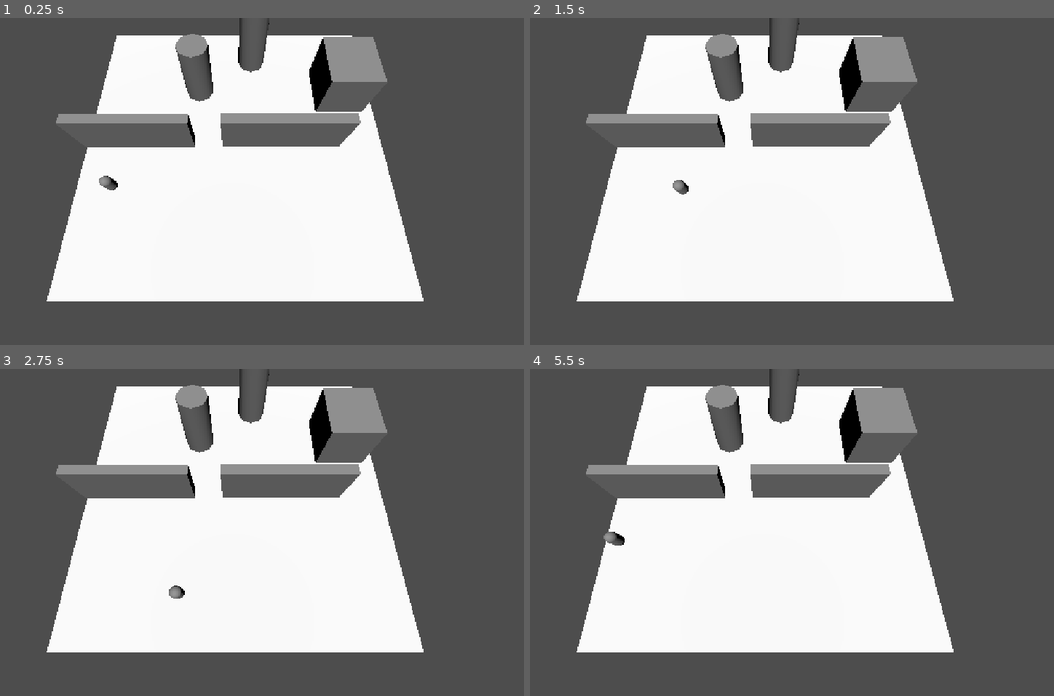
Above: before the commit, frames 1-4 (two rows, left to right).
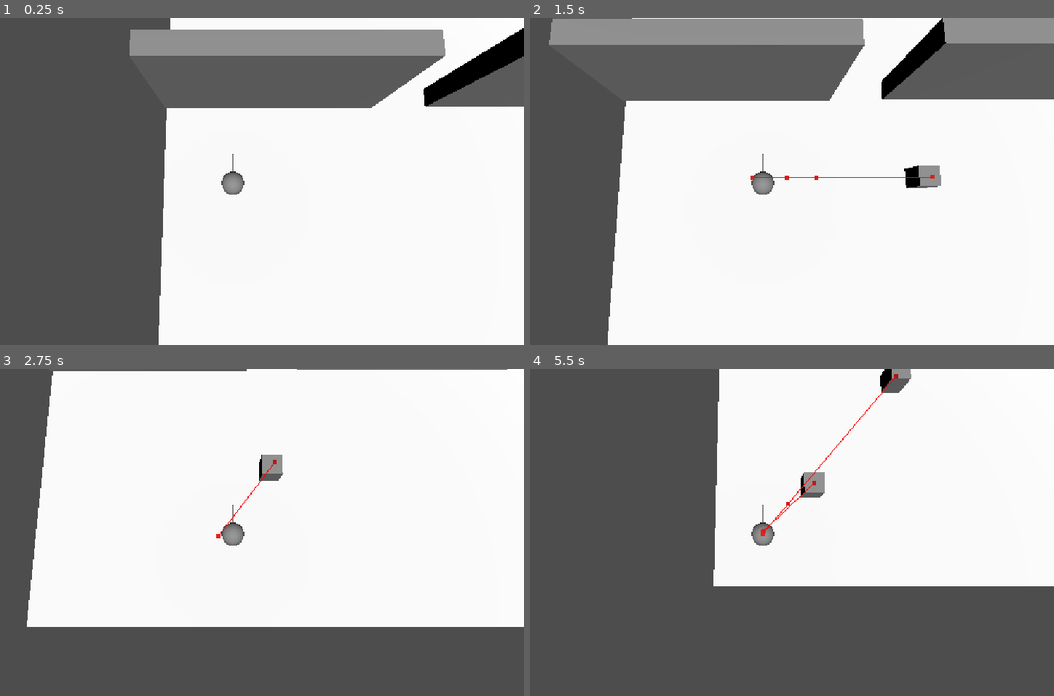
Above: after the commit, the same moments.

Repository: Lunycat/Ded_vs_Zombie
Game: Godot game, scene res://scenes/game.tscn
Same seed, same stepped clock (60 frames per second), same inputs: the game is played once before the commit and once after it.
Inputs (mouse positions are in pixels of both pictures, inside the frame that each line leads up to):
- Up to frame 1 (0.25 s): no input
- Up to frame 2 (1.5 s): tap Enter (ui_accept) at 0.5, 0.77 s; move the mouse to (891, 165) at 0.52 s; hold Right (ui_right) 0.53-1.28 s; move the mouse to (645, 197) at 1.27 s; hold Down (ui_down) from 1.28 s (still down)
- Up to frame 3 (2.75 s): tap Enter (ui_accept) at 1.52 s; move the mouse to (293, 460) at 2.02 s; release Down (ui_down) at 2.03 s; hold Right (ui_right) from 2.03 s (still down)
- Up to frame 4 (5.5 s): move the mouse to (734, 597) at 2.77 s; release Right (ui_right) at 2.78 s; hold Up (ui_up) 2.78-3.53 s; tap Enter (ui_accept) at 3.02, 3.77, 4.52 s; move the mouse to (938, 581) at 3.52 s; hold Left (ui_left) 3.53-5.03 s; move the mouse to (587, 483) at 4.27 s; move the mouse to (792, 532) at 5.02 s; hold Down (ui_down) from 5.03 s (still down)

The runs differ from the first frame. In frame 1, 53% of the frame differs, in the area x 8-100%, y 0-100%; in frame 2, 49%; in frame 3, 45%; in frame 4, 50%.

Commit message:
add mouse move

Diff:
--- /dev/null
+++ b/scenes/guns/gun_default.tscn
@@ -0,0 +1,11 @@
+[gd_scene format=3 uid="uid://3v46tscym4do"]
+
+[sub_resource type="CapsuleMesh" id="CapsuleMesh_vnbya"]
+radius = 0.056640625
+height = 0.8701172
+
+[node name="GunDefault" type="Node3D" unique_id=1808121232]
+
+[node name="MeshInstance3D2" type="MeshInstance3D" parent="." unique_id=2120900263]
+transform = Transform3D(1, 0, 0, 0, -4.371139e-08, 1, 0, -1, -4.371139e-08, 0, 0.4, -0.904)
+mesh = SubResource("CapsuleMesh_vnbya")
--- a/scenes/player.tscn
+++ b/scenes/player.tscn
@@ -1,6 +1,7 @@
 [gd_scene format=3 uid="uid://cjusarskcjt6u"]
 
 [ext_resource type="Script" uid="uid://dt34o5gydnjtg" path="res://scripts/player.gd" id="1_3vyb7"]
+[ext_resource type="PackedScene" uid="uid://3v46tscym4do" path="res://scenes/guns/gun_default.tscn" id="2_g2els"]
 
 [sub_resource type="CapsuleShape3D" id="CapsuleShape3D_dyxgh"]
 
@@ -11,8 +12,15 @@
 collision_mask = 7
 script = ExtResource("1_3vyb7")
 
+[node name="GunDefault" parent="." unique_id=1808121232 instance=ExtResource("2_g2els")]
+
 [node name="CollisionShape3D" type="CollisionShape3D" parent="." unique_id=119337652]
 shape = SubResource("CapsuleShape3D_dyxgh")
 
-[node name="MeshInstance3D" type="MeshInstance3D" parent="." unique_id=1228934968]
+[node name="Camera3D" type="Camera3D" parent="." unique_id=1571098144]
+transform = Transform3D(1, 0, 0, 0, 1, 0, 0, 0, 1, 0, 10, 1)
+
+[node name="VisualPivot" type="Node3D" parent="." unique_id=532866155]
+
+[node name="MeshInstance3D" type="MeshInstance3D" parent="VisualPivot" unique_id=1228934968]
 mesh = SubResource("CapsuleMesh_dyxgh")
--- a/scripts/player.gd
+++ b/scripts/player.gd
@@ -1,18 +1,27 @@
 extends CharacterBody3D
 
+@export var max_distance_mouse: float = 50.0
 @export var SPEED: float = 6.0
 @export var JUMP_VELOCITY: float = 4.5
 @export var max_health: int = 100
 @export var knockback_friction: float = 13.0 # Скорость гасания отталкивания
 
+@onready var _visual_pivot: Node3D = $VisualPivot
+@onready var _gun: Node3D = $GunDefault
+
+var _camera: Camera3D = null
 var _health: int = 0;
 var _knockback_velocity: Vector3 = Vector3.ZERO
 
 func _ready() -> void:
 	add_to_group("player")
 	_health = max_health
+	_camera = get_viewport().get_camera_3d()
+	_camera.call_deferred("look_at", self.global_position + Vector3(0, 1, 0))
 
 func _physics_process(delta: float) -> void:
+	_move_mouse()
+
 	if not is_on_floor():
 		velocity += get_gravity() * delta
 
@@ -30,7 +39,12 @@
 			velocity.y = JUMP_VELOCITY
 
 		var input_dir := Input.get_vector("ui_left", "ui_right", "ui_up", "ui_down")
-		var direction := (transform.basis * Vector3(input_dir.x, 0, input_dir.y)).normalized()
+		# Компенсация сжатия по Z: камера наклонена, поэтому 1 м в мире по Z
+		# на экране выглядит короче. Делим input_dir.y на sin(угол подъёма камеры),
+		# чтобы скорость на экране была одинаковой во всех направлениях.
+		var sin_phi: float = -_camera.global_transform.basis.y.z
+		sin_phi = maxf(sin_phi, 0.01)  # защита от деления на 0, если камера горизонтальна
+		var direction: Vector3 = Vector3(input_dir.x, 0, input_dir.y / sin_phi)
 
 		if is_on_floor():
 			if direction:
@@ -56,5 +70,38 @@
 	_knockback_velocity = direction.normalized() * force
 	velocity.y = toss
 
+func _move_mouse() -> void:
+	var mouse_position: Vector2 = get_viewport().get_mouse_position()
+	var ray_origin: Vector3 = _camera.project_ray_origin(mouse_position)
+	var ray_normal: Vector3 = _camera.project_ray_normal(mouse_position)
+	var ray_end: Vector3 = ray_origin + ray_normal * max_distance_mouse
+	var target: Vector3 = _get_ground_position(ray_origin, ray_end)
+
+	if target == Vector3.INF:
+		return
+
+	var to_target: Vector3 = target - _visual_pivot.global_position
+	to_target.y = 0
+
+	if to_target.length_squared() < 0.01:
+		return
+
+	_visual_pivot.rotation.y = atan2(-to_target.x, -to_target.z)
+
+func _get_ground_position(ray_origin: Vector3, ray_end: Vector3) -> Vector3:
+	var space_state: PhysicsDirectSpaceState3D = get_world_3d().direct_space_state
+	var query: PhysicsRayQueryParameters3D = PhysicsRayQueryParameters3D.create(
+		ray_origin,
+		ray_end,
+		1,
+		[self]
+	)
+	var result = space_state.intersect_ray(query)
+
+	if result:
+		return result.position
+
+	return Vector3.INF
+
 func _die() -> void:
 	queue_free()
--- a/scripts/spawn_manager.gd
+++ b/scripts/spawn_manager.gd
@@ -10,10 +10,8 @@
 const GOLDEN_ANGLE: float = PI * (3.0 - sqrt(5.0))
 var _player: CharacterBody3D = null
 var _camera: Camera3D = null
-var _angle: float = 0
 var _spawn_count: int = 0
 var _alive_zombie: int = 0
-var _R: float = 0
 var _navigation_map: RID
 
 func _ready() -> void:
@@ -23,30 +21,31 @@
 	_navigation_map = get_world_3d().navigation_map
 
 func _on_timeout() -> void:
-	if not is_instance_valid(_player):
+	if not is_instance_valid(_player) or not is_instance_valid(_camera):
 		return
 
 	if _alive_zombie < max_zombies:
-		_angle = wrapf(_spawn_count * GOLDEN_ANGLE, 0.0, TAU)
-		_R = randf_range(min_radius, max_radius)
-		var x: float = _player.global_position.x + _R * cos(_angle)
-		var z: float = _player.global_position.z + _R * sin(_angle)
-		var y: float = _get_ground_y(x, z)
-		var vector_of_spawn: Vector3 = Vector3(x, y, z)
+		var angle: float = wrapf(_spawn_count * GOLDEN_ANGLE, 0.0, TAU)
+		var R: float = randf_range(min_radius, max_radius)
+		var x: float = _player.global_position.x + R * cos(angle)
+		var z: float = _player.global_position.z + R * sin(angle)
+		# var y: float = _get_ground_y(x, z)
+		var vector_of_spawn: Vector3 = Vector3(x, 0, z)
 		var vector_valid: Vector3 = NavigationServer3D.map_get_closest_point(
 			_navigation_map, vector_of_spawn
 		)
-		var distance: float = vector_of_spawn.distance_to(vector_valid)
-		if distance < 0.6 and not _camera.is_position_in_frustum(vector_valid):
+		var distance: float = Vector2(x - vector_valid.x, z - vector_valid.z).length()
+		_spawn_count += 1
+		#if distance < 0.6 and not _camera.is_position_in_frustum(vector_valid):
+		if distance < 0.6:
 			_spawn_zombies(vector_valid)
 
 func _spawn_zombies(vector: Vector3) -> void:
 	var zombie: CharacterBody3D = ZOMBIE_SCENE.instantiate()
-	_spawn_count += 1
-	_alive_zombie += 1
-	zombie.global_position = vector
 	zombie.tree_exited.connect(_decrement_alive_zombie)
 	add_child(zombie)
+	zombie.global_position = vector
+	_alive_zombie += 1
 
 func _get_ground_y(x: float, z: float) -> float:
 	var space_state: PhysicsDirectSpaceState3D = get_world_3d().direct_space_state
@@ -56,7 +55,6 @@
 		1,
 		[self]
 	)
-
 	var result: Dictionary = space_state.intersect_ray(query)
 
 	if result:
